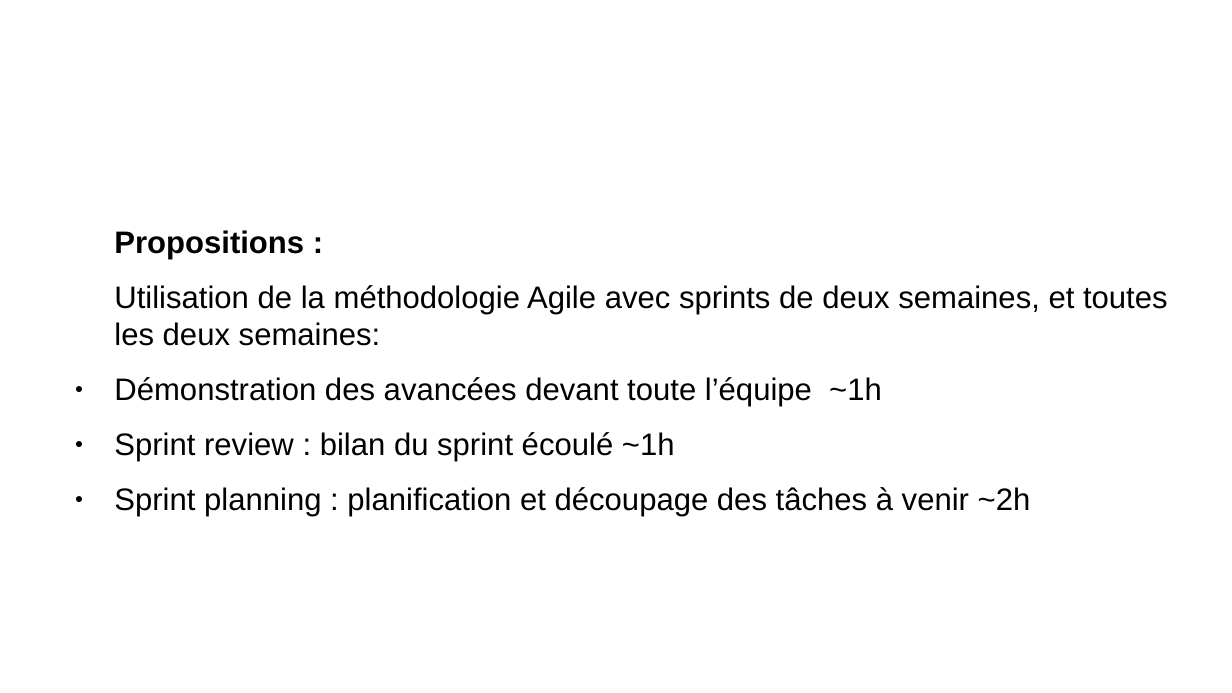
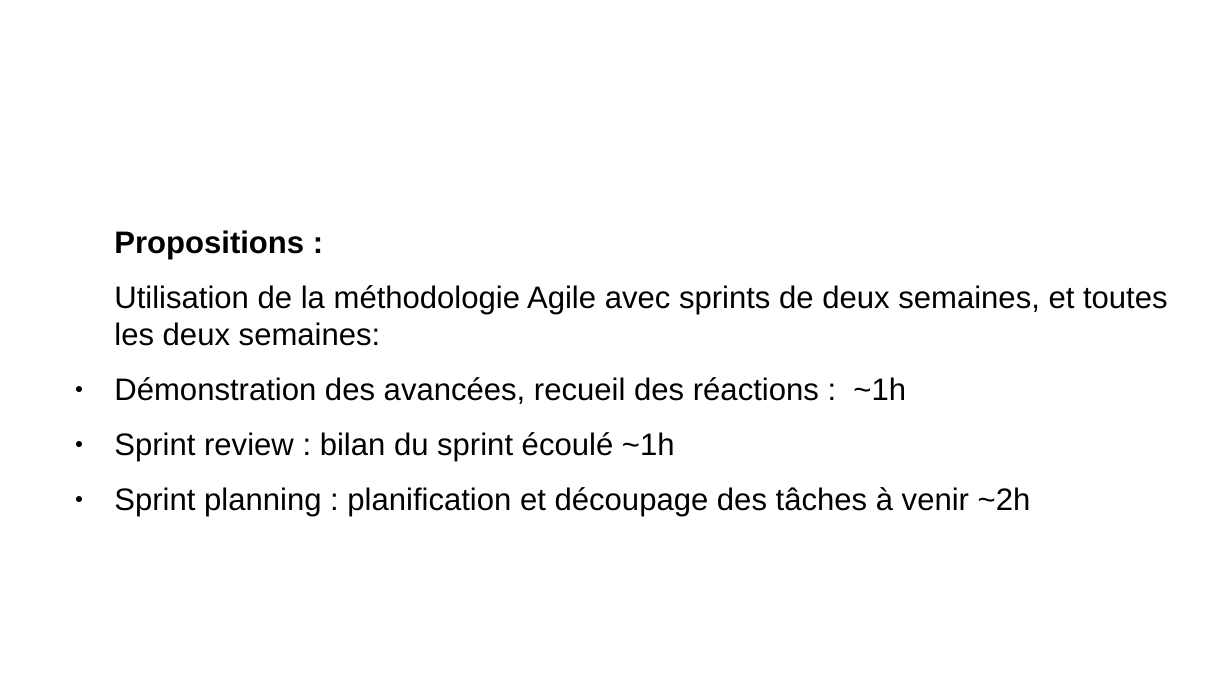
Before and after one commit to remipassmoilesel/ci-cd-plan, a slide deck: slide 5 of ci-cd-plan.odp. Drawn at 1232x693 pixels with LibreOffice and Linux fonts; fonts in the diff are those of the drawing; background and template pictures are left out. Boxes give left, top, right and bottom in pixels: in the first picture for what was removed or moved away, otherwise in the second. Text is boxed around its words. In the diff, an @@ line names an element or a change of style, - is before the commit and + after.

```diff
--- a/ci-cd-plan.odp
+++ b/ci-cd-plan.odp
@@ text at (114, 377, 906, 404): text changed @@
-● Démonstration des avancées devant toute l’équipe ~1h
+● Démonstration des avancées, recueil des réactions : ~1h
```
Also in this commit, not shown: 4 other slides changed.
